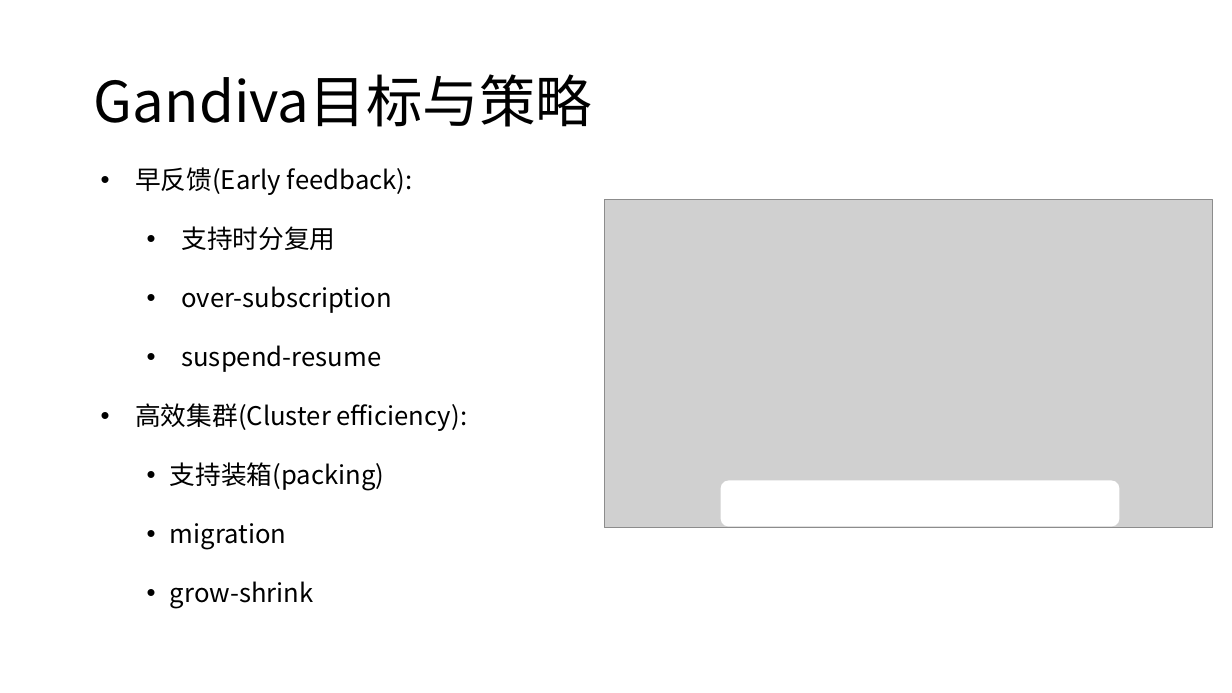
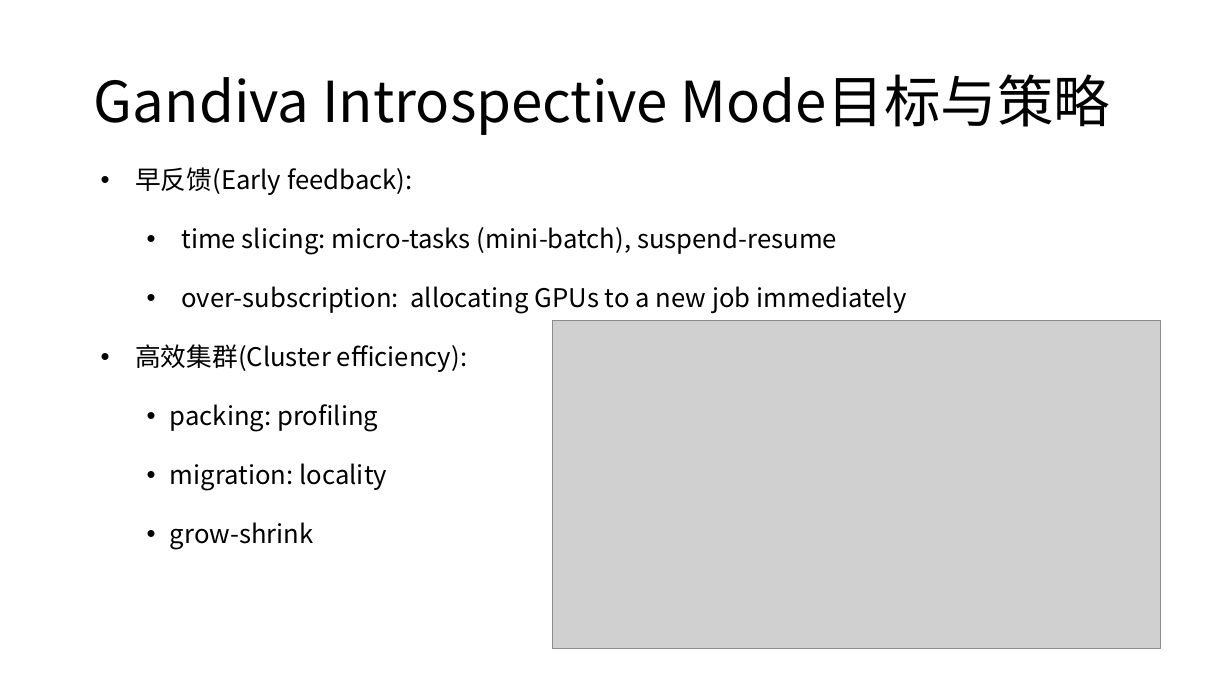
Before and after one commit to microsoft/AI-System, a slide deck: slide 39 of Lectures/BasicTopics/SystemforAI-7-Platform.ppsx (slide 38 before the commit). Drawn at 1232x693 pixels with LibreOffice and Linux fonts; fonts in the diff are those of the drawing; grey boxes stand for pictures. Boxes give left, top, right and bottom in pixels: in the first picture for what was removed or moved away, otherwise in the second. Text is boxed around its words. In the diff, an @@ line names an element or a change of style, - is before the commit and + after.

```diff
--- a/Lectures/BasicTopics/SystemforAI-7-Platform.ppsx
+++ b/Lectures/BasicTopics/SystemforAI-7-Platform.ppsx
@@ title at <box>94,74,1110,135</box>: text changed @@
-Gandiva目标与策略
+Gandiva Introspective Mode目标与策略
@@ rounded rectangle: place and size @@
-rounded rectangle at <box>722,482,1119,526</box>
+rounded rectangle at <box>769,144,1166,189</box>
@@ text at <box>181,227,906,314</box>: text changed @@
-  • 支持时分复用
-  • over-subscription
-  • suspend-resume
+  • time slicing: micro-tasks (mini-batch), suspend-resume
+  • over-subscription: allocating GPUs to a new job immediately
@@ picture: place and size @@
-picture at <box>604,200,1213,528</box>
+picture at <box>553,321,1161,649</box>
@@ text at <box>170,404,387,491</box>: text changed @@
-  • 支持装箱(packing)
-  • migration
+  • packing: profiling
+  • migration: locality
```
Also in this commit, not shown: 5 other slides changed, 1 slide added, 4 other files.
